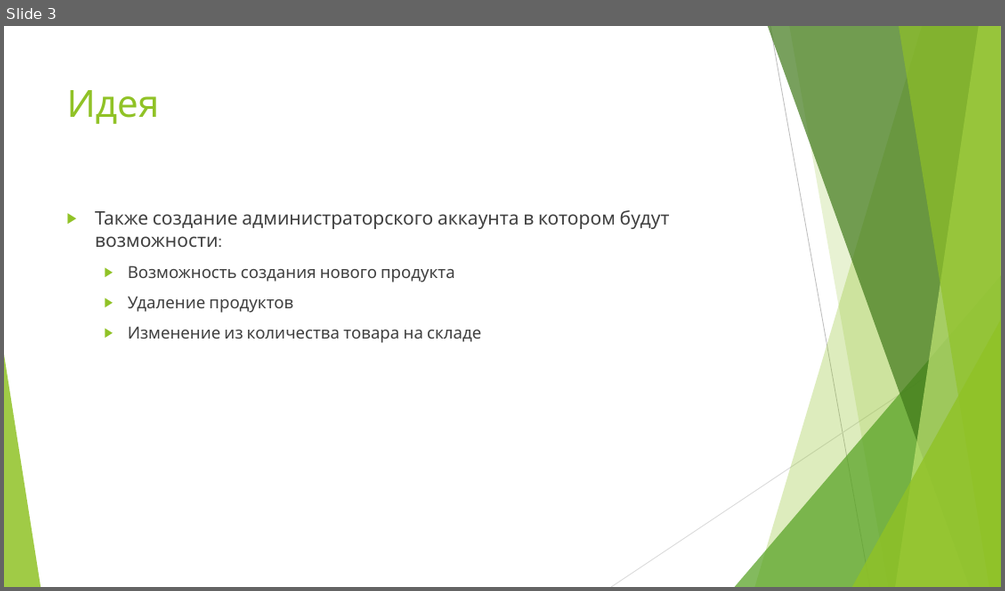
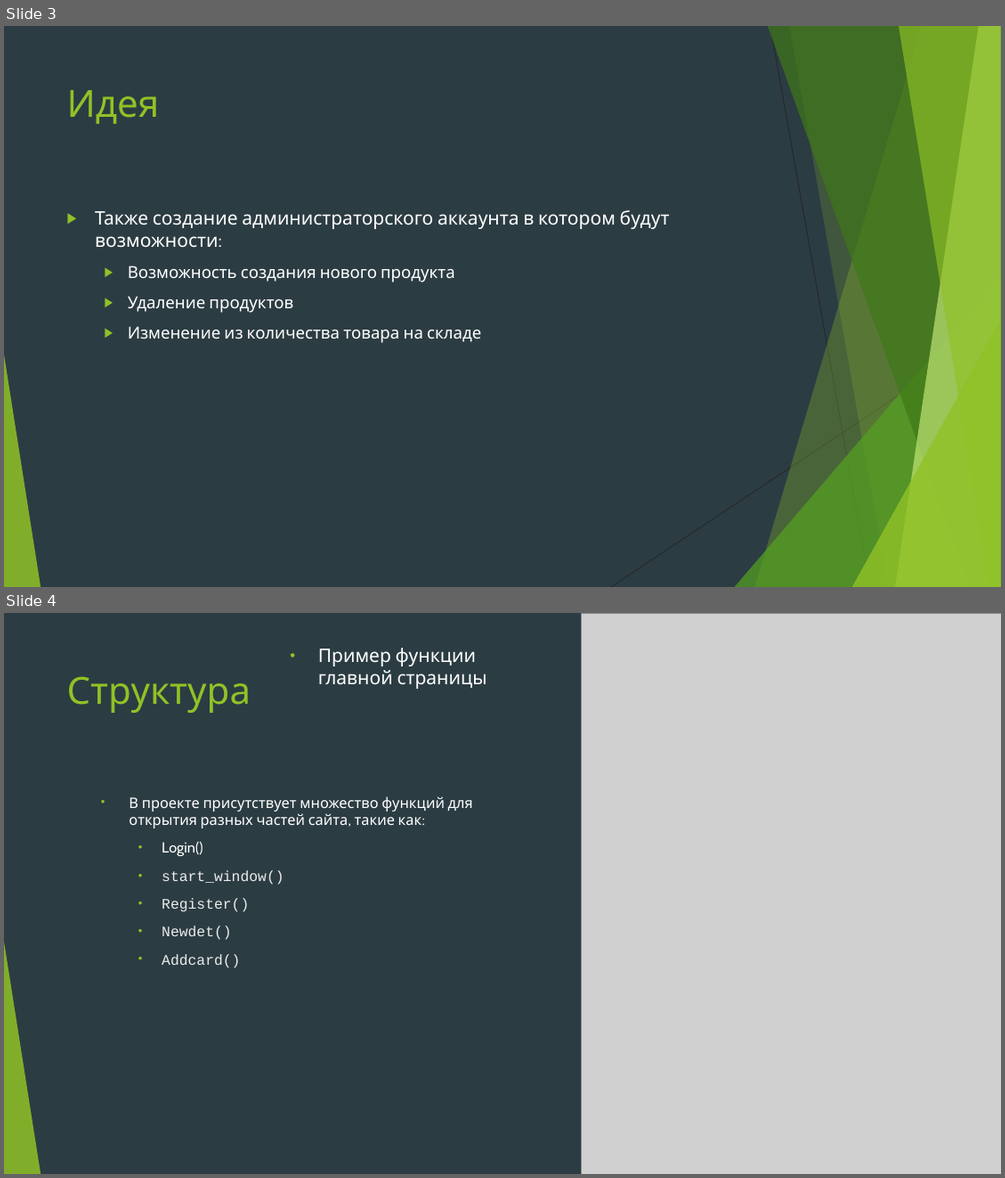
Before and after one commit to Neckto0/WEBproject, a slide deck: PythonWEBProject/ВЕБ сайт.pptx. Shown one above the other, each under a label of ours: slide 3 before the commit, slides 3 and 4 after it. The pictures are 1005x591 and 1005x1178 pixels, drawn with LibreOffice and Linux fonts; fonts in the diff are those of the drawing; grey boxes stand for pictures. Boxes give left, top, right and bottom in pixels: in the first picture for what was removed or moved away, otherwise in the second. Text is boxed around its words. In the diff, an @@ line names an element or a change of style, - is before the commit and + after.

```diff
--- a/PythonWEBProject/ВЕБ сайт.pptx
+++ b/PythonWEBProject/ВЕБ сайт.pptx
@@ slide 4 added at (4, 613, 1001, 1174), background #2C3C43; not listed: 10 template elements that a slide beside it also shows @@
@@ picture added at (582, 613, 1001, 1174) @@
@@ text added at (318, 648, 487, 689), 18 pt, text #FFFFFF @@
+• Пример функции главной страницы
@@ title added at (67, 676, 251, 713), 36 pt, text #90C226 @@
+Структура
@@ text added at (129, 796, 473, 968), 14 pt, text #FFFFFF @@
+• В проекте присутствует множество функций для открытия разных частей сайта, такие как:
+  • Login()
+  • start_window()
+  • Register()
+  • Newdet()
+  • Addcard()
@@ slide 3 changed as well @@
@@ background #FFFFFF to #2C3C43 @@
@@ line (770, 26) - (870, 587): stroke #BFBFBF 0.75 pt to #262626 0.75 pt @@
@@ text "Также создание администраторского аккаунта в ..." at (95, 210, 670, 343): text colour #404040 to #FFFFFF @@
@@ line (1001, 328) - (611, 587): stroke #D9D9D9 0.75 pt to #262626 0.75 pt @@
```
Also in this commit, not shown: 2 other slides changed, 2 other slides added, 1 slide removed.
